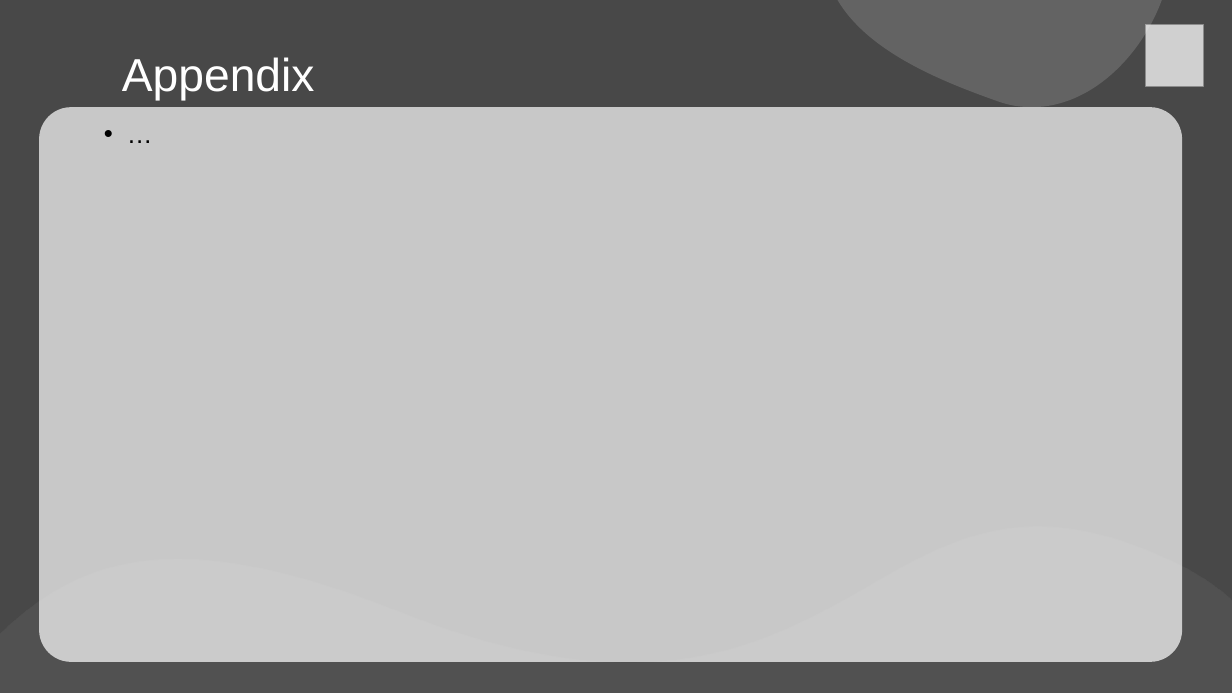
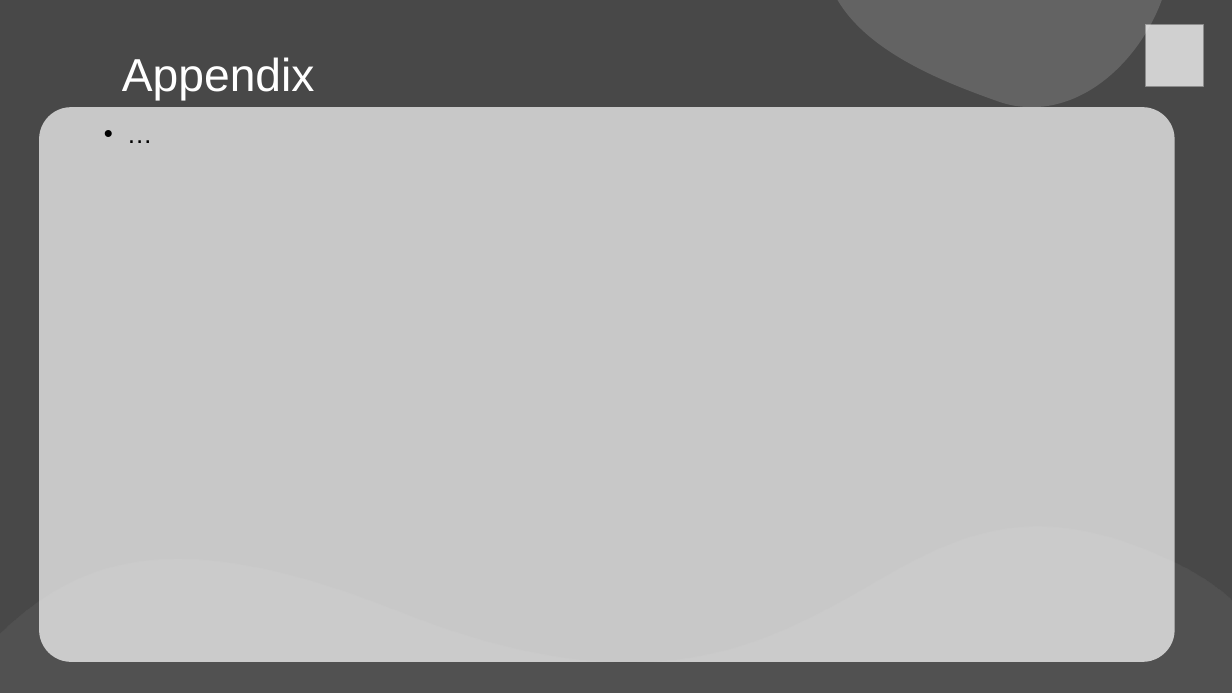
Before and after one commit to pnguyentangmcgill/Airbnb, a slide deck: slide 15 of Airbnb Presentation/Airbnb.pptx (slide 11 before the commit). Drawn at 1232x693 pixels with LibreOffice and Linux fonts; fonts in the diff are those of the drawing; grey boxes stand for pictures. Boxes give left, top, right and bottom in pixels: in the first picture for what was removed or moved away, otherwise in the second. Text is boxed around its words. In the diff, an @@ line names an element or a change of style, - is before the commit and + after.

```diff
--- a/Airbnb Presentation/Airbnb.pptx
+++ b/Airbnb Presentation/Airbnb.pptx
@@ text "…": place and size @@
-text "…" at (39,107,1182,662)
+text "…" at (39,107,1175,662)
```
Also in this commit, not shown: 8 other slides changed, 4 slides added.
